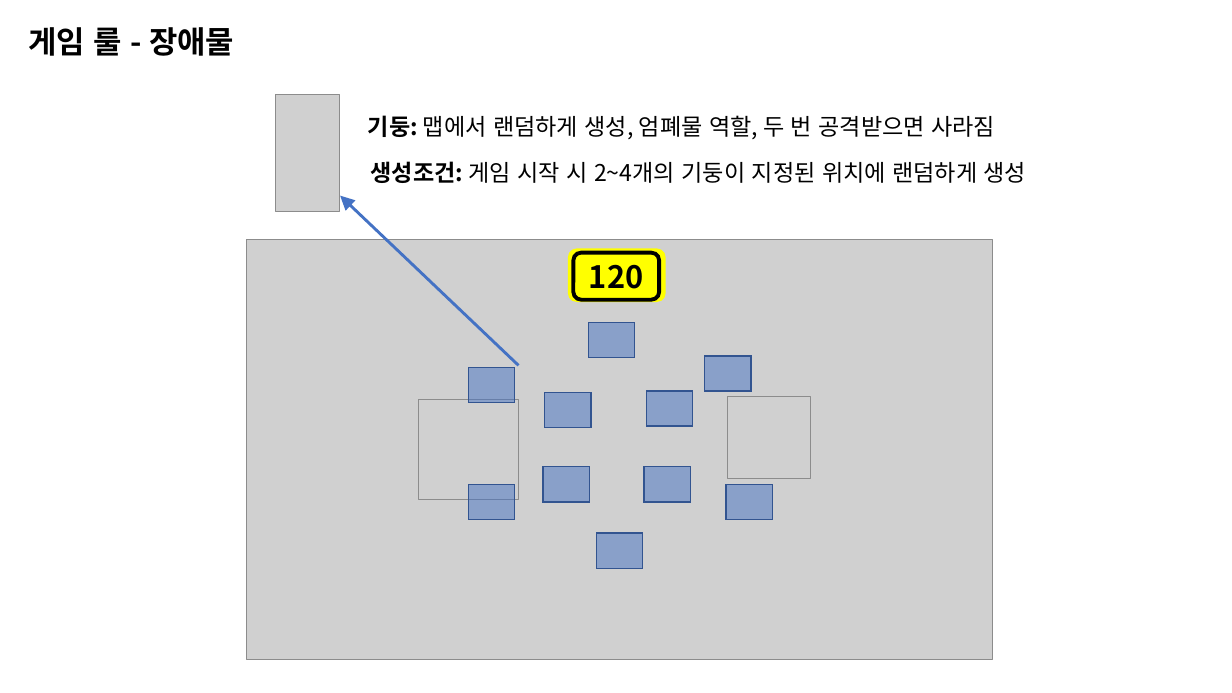
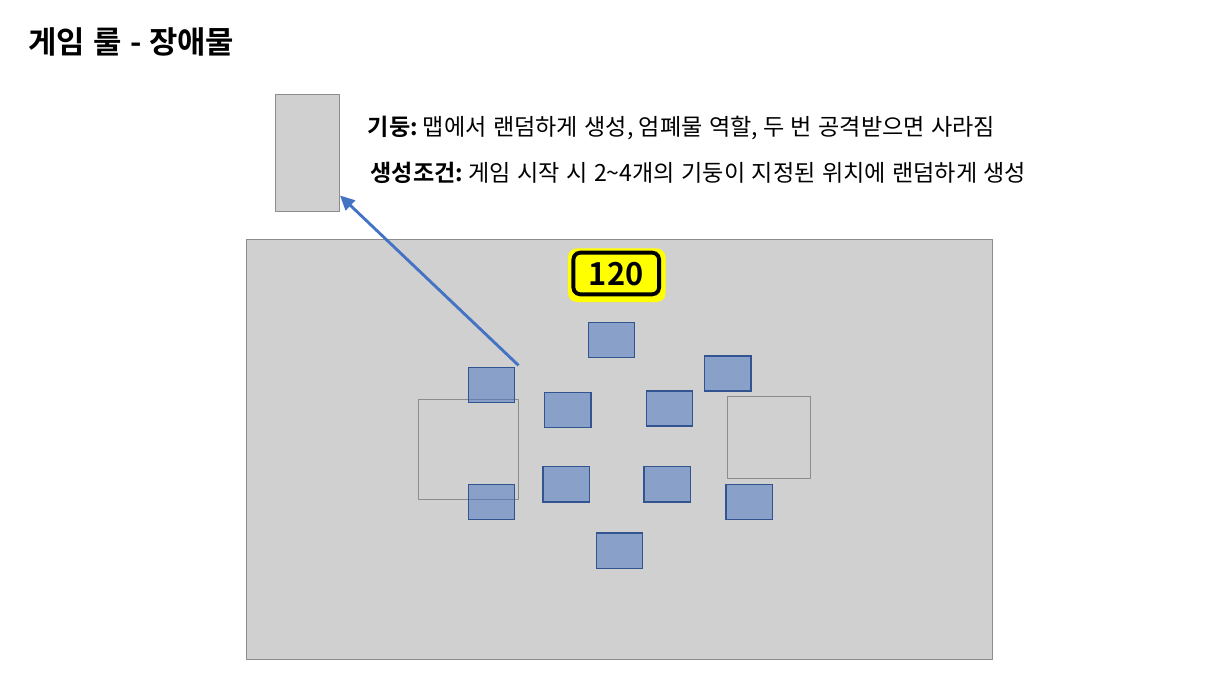
Before and after one commit to penspanic/ITWGamejam, a slide deck: slide 15 of Plan/Rocketman_씬&스킬구성.pptx. Drawn at 1232x693 pixels with LibreOffice and Linux fonts; fonts in the diff are those of the drawing; grey boxes stand for pictures. Boxes give left, top, right and bottom in pixels: in the first picture for what was removed or moved away, otherwise in the second. Text is boxed around its words. In the diff, an @@ line names an element or a change of style, - is before the commit and + after.

```diff
--- a/Plan/Rocketman_씬&스킬구성.pptx
+++ b/Plan/Rocketman_씬&스킬구성.pptx
@@ rounded rectangle "120" resized from (x1=574, y1=252, x2=660, y2=299) to (x1=574, y1=252, x2=660, y2=294) @@
```
Also in this commit, not shown: 3 other slides changed, 1 slide added, 1 slide removed.
